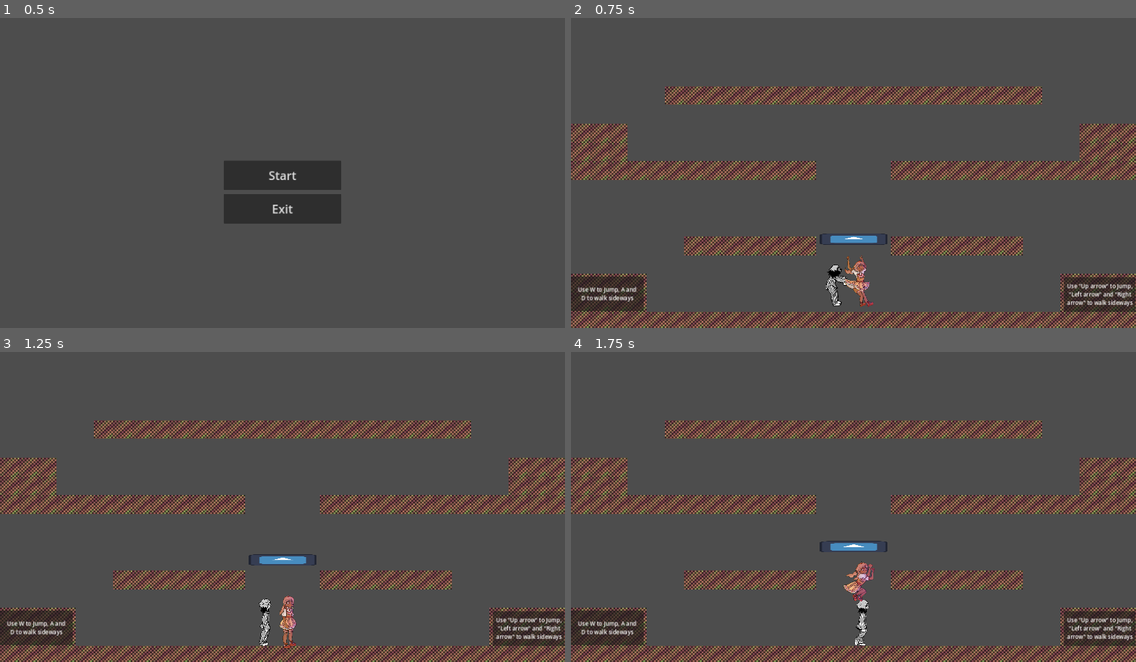
Above: before the commit, frames 1-4 (two rows, left to right).
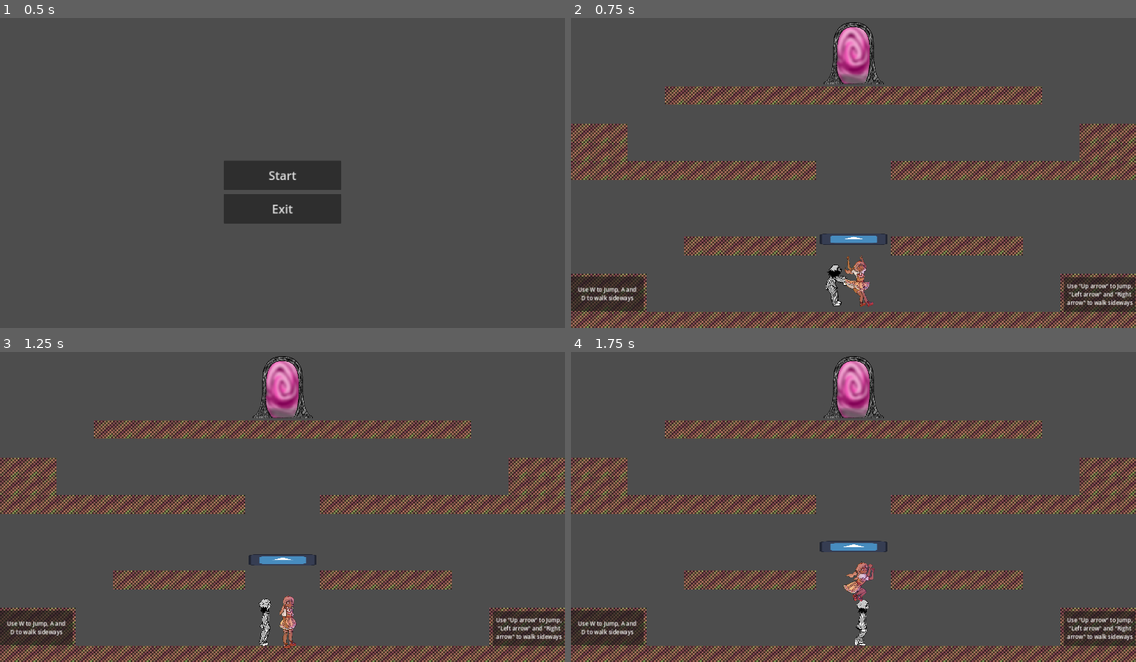
Above: after the commit, the same moments.

Repository: xhmueel/EatAndSleep
Game: Godot game, scene res://Scenes/main_menu.tscn
Two runs of this game, one before a commit and one after it. Both use one fixed random seed, a clock stepped at 60 frames per second and the inputs below. The engine's default icon, where the game draws it, is replaced by a stand-in: a white triangle on a blue panel in a dark square.
Inputs:
- Up to frame 1 (0.5 s): no input
- Up to frame 2 (0.75 s): click "Start" at 0.5 s
- Up to frame 3 (1.25 s): no input
- Up to frame 4 (1.75 s): hold D (sleep_right) from 1.28 s (still down); tap Space (eat_action) at 1.35 s; tap Up (eat_up) at 1.52 s

Frame 1 is identical in both runs. In frame 2, 1.2% of the frame differs, in the area x 44-56%, y 1-22%; in frame 3, 1.2%; in frame 4, 1.2%.

Commit message:
fix shadow movement

Diff:
--- a/Scenes/exit.tscn
+++ b/Scenes/exit.tscn
@@ -1,6 +1,7 @@
-[gd_scene load_steps=3 format=3 uid="uid://cmici5dcwxg8r"]
+[gd_scene load_steps=4 format=3 uid="uid://cmici5dcwxg8r"]
 
 [ext_resource type="Script" path="res://Scenes/exit.gd" id="1_781ou"]
+[ext_resource type="Texture2D" uid="uid://ckn4ypjnjbr7r" path="res://Assets/exit_portal.png" id="2_blp0w"]
 
 [sub_resource type="RectangleShape2D" id="RectangleShape2D_bbc2g"]
 size = Vector2(152, 218)
@@ -12,5 +13,9 @@
 [node name="CollisionShape2D" type="CollisionShape2D" parent="."]
 shape = SubResource("RectangleShape2D_bbc2g")
 
+[node name="Sprite2D" type="Sprite2D" parent="."]
+scale = Vector2(0.849011, 0.849011)
+texture = ExtResource("2_blp0w")
+
 [connection signal="body_entered" from="." to="." method="_on_body_entered"]
 [connection signal="body_exited" from="." to="." method="_on_body_exited"]
--- a/Scenes/levels/level_4.tscn
+++ b/Scenes/levels/level_4.tscn
@@ -1,5 +1,6 @@
-[gd_scene load_steps=15 format=4 uid="uid://w6fytnvg8j4s"]
-
+[gd_scene load_steps=19 format=4 uid="uid://w6fytnvg8j4s"]
+
+[ext_resource type="Script" path="res://Scripts/nightmare_flying_area.gd" id="1_gatq6"]
 [ext_resource type="TileSet" uid="uid://dapxajgru2g8v" path="res://tilemap.tres" id="1_ve884"]
 [ext_resource type="PackedScene" uid="uid://bs8vjgp70nnqg" path="res://Scenes/sleep_character.tscn" id="2_gmyh2"]
 [ext_resource type="PackedScene" uid="uid://dik8ukrhyif1m" path="res://Scenes/Eat.tscn" id="3_dy54v"]
@@ -10,6 +11,15 @@
 [ext_resource type="Script" path="res://Scripts/platform.gd" id="8_yvdqh"]
 [ext_resource type="PackedScene" uid="uid://cmici5dcwxg8r" path="res://Scenes/exit.tscn" id="9_oatok"]
 
+[sub_resource type="RectangleShape2D" id="RectangleShape2D_cxcr3"]
+size = Vector2(308, 506)
+
+[sub_resource type="RectangleShape2D" id="RectangleShape2D_y3f7o"]
+size = Vector2(190, 315)
+
+[sub_resource type="RectangleShape2D" id="RectangleShape2D_jvfaa"]
+size = Vector2(183, 61)
+
 [sub_resource type="RectangleShape2D" id="RectangleShape2D_d5bpe"]
 size = Vector2(125, 122)
 
@@ -36,13 +46,33 @@
 
 [node name="Level4" type="Node2D"]
 
+[node name="FlyingArea" type="Area2D" parent="."]
+position = Vector2(1225, 373)
+collision_layer = 8
+collision_mask = 2
+script = ExtResource("1_gatq6")
+
+[node name="CollisionShape2D" type="CollisionShape2D" parent="FlyingArea"]
+position = Vector2(88, 140)
+shape = SubResource("RectangleShape2D_cxcr3")
+
+[node name="CollisionShape2D2" type="CollisionShape2D" parent="FlyingArea"]
+position = Vector2(342, 44.5)
+shape = SubResource("RectangleShape2D_y3f7o")
+
+[node name="CollisionShape2D3" type="CollisionShape2D" parent="FlyingArea"]
+position = Vector2(25.5, 421.5)
+shape = SubResource("RectangleShape2D_jvfaa")
+
 [node name="Map" type="Node" parent="."]
 
 [node name="TileMapLayer" type="TileMapLayer" parent="Map"]
+z_index = -1
 tile_map_data = PackedByteArray("AAAGAAMAAwADAAQAAAAGAAQAAwADAAUAAAAGAAUAAwADAAYAAAAGAAYAAwADAAcAAAAHAAMAAwAEAAQAAAAHAA …(2928 unchanged characters)…
 tile_set = ExtResource("1_ve884")
 
 [node name="Ground" type="TileMapLayer" parent="Map"]
+z_index = -1
 tile_map_data = PackedByteArray("AAALABAABgAAAAAAAAATABAABgAAAAAAAAAUABAABgAAAAAAAAAVABAABgAAAAAAAAAWABAABgAAAAAAAAAbAB …(2656 unchanged characters)…
 tile_set = ExtResource("1_ve884")
 
@@ -200,5 +230,7 @@
 position = Vector2(860, 736)
 level_to_reload = "res://Scenes/levels/level_4.tscn"
 
+[connection signal="body_entered" from="FlyingArea" to="FlyingArea" method="_on_body_entered"]
+[connection signal="body_exited" from="FlyingArea" to="FlyingArea" method="_on_body_exited"]
 [connection signal="body_entered" from="Buttons/Button/Area2D" to="Buttons/Button" method="_on_area_2d_body_entered"]
 [connection signal="body_exited" from="Buttons/Button/Area2D" to="Buttons/Button" method="_on_area_2d_body_exited"]
--- a/Scenes/nightmare_character.tscn
+++ b/Scenes/nightmare_character.tscn
@@ -4,7 +4,7 @@
 
 [sub_resource type="RectangleShape2D" id="RectangleShape2D_mvflf"]
 
-[node name="Nightmare" type="CharacterBody2D" groups=["Players"]]
+[node name="Nightmare" type="CharacterBody2D" groups=["Nightmare", "Players"]]
 collision_layer = 2
 collision_mask = 4
 script = ExtResource("1_5rfhl")
--- /dev/null
+++ b/Scenes/nightmare_flying_area.tscn
@@ -0,0 +1,17 @@
+[gd_scene load_steps=3 format=3 uid="uid://clksp22ne8o6s"]
+
+[ext_resource type="Script" path="res://Scripts/nightmare_flying_area.gd" id="1_sutc0"]
+
+[sub_resource type="RectangleShape2D" id="RectangleShape2D_oor5f"]
+size = Vector2(308, 313)
+
+[node name="FlyingArea" type="Area2D"]
+collision_layer = 8
+collision_mask = 2
+script = ExtResource("1_sutc0")
+
+[node name="CollisionShape2D" type="CollisionShape2D" parent="."]
+shape = SubResource("RectangleShape2D_oor5f")
+
+[connection signal="body_entered" from="." to="." method="_on_body_entered"]
+[connection signal="body_exited" from="." to="." method="_on_body_exited"]
--- a/Scripts/nightmare_character.gd
+++ b/Scripts/nightmare_character.gd
@@ -1,11 +1,42 @@
-extends CharacterBody2D
+class_name Shadow extends CharacterBody2D
 
-const SPEED = 300.0
+const SPEED = 220.0
+const ACCEL = 2000.0
+const JUMP_VELOCITY = -500.0
+const SPIT_FRICTION = 10.0
+const GROUND_FRICTION = 12000.0
+const AIR_FRICTION = 4000.0
+const COYOTE_TIME = 0.2
+const JUMP_BUFFER_TIME = 0.2
+const JUMP_COOLDOWN = COYOTE_TIME
+
+const SLEEP_OFFSET_Y = 42.0
+
+var nightmare_character_scene = preload("res://Scenes/nightmare_character.tscn")
+
+var is_sleeping = false
+var got_spit = false
+var was_grounded = true
+var last_ground_time = 0.0
+var last_jump_input_time = JUMP_BUFFER_TIME + 1
+var last_jumped_time = JUMP_COOLDOWN + 1
+
+@onready var collision_shape = $CollisionShape2D
+
+var can_fly = false
 
 func _physics_process(delta: float) -> void:
 	if Input.is_action_just_pressed("sleep_toggle"):
 		self.queue_free()
 
+	if can_fly:
+		process_fly_movement(delta)
+	else:
+		process_ground_movement(delta)
+
+	move_and_slide()
+
+func process_fly_movement(delta : float) -> void:
 	# Get the input direction and handle the movement/deceleration.
 	var direction : Vector2
 	var input = Input.get_vector("sleep_left", "sleep_right", "sleep_up", "sleep_down")
@@ -14,4 +45,41 @@
 
 	velocity = velocity.lerp(input * SPEED, delta*3)
 
-	move_and_slide()
+func process_ground_movement(delta : float) -> void:
+	# Get the input direction and handle the movement/deceleration.
+	# As good practice, you should replace UI actions with custom gameplay actions.
+	var direction := Input.get_axis("sleep_left", "sleep_right")
+	var temp_v = Vector2(direction, 0)
+	if direction:
+		velocity.x = move_toward(velocity.x, temp_v.x * SPEED, ACCEL * delta)
+	else:
+		if not is_on_floor():
+			velocity.x = move_toward(velocity.x, temp_v.x, AIR_FRICTION * delta)
+		else:
+			velocity.x = move_toward(velocity.x, temp_v.x, GROUND_FRICTION * delta)
+
+	# Handle jump.
+	if Input.is_action_just_pressed("sleep_up"):
+		last_jump_input_time = 0
+
+	if (last_jumped_time > JUMP_COOLDOWN
+	and last_jump_input_time < JUMP_BUFFER_TIME
+	and last_ground_time < COYOTE_TIME):
+		velocity.y = JUMP_VELOCITY
+		last_jumped_time = 0.0
+		last_jump_input_time = JUMP_BUFFER_TIME + 1
+		last_ground_time = COYOTE_TIME + 1
+
+	# Add the gravity.
+	if not is_on_floor():
+		velocity += get_gravity() * delta
+
+	last_ground_time += delta
+	last_jumped_time += delta
+	last_jump_input_time += delta
+
+	if is_on_floor():
+		was_grounded = true
+		last_ground_time = 0
+	else:
+		was_grounded = false
--- /dev/null
+++ b/Scripts/nightmare_flying_area.gd
@@ -0,0 +1,20 @@
+extends Area2D
+
+# Called when the node enters the scene tree for the first time.
+func _ready() -> void:
+	pass # Replace with function body.
+
+# Called every frame. 'delta' is the elapsed time since the previous frame.
+func _process(delta: float) -> void:
+	pass
+
+func _on_body_entered(body: Node2D) -> void:
+	var shadow : Shadow = body as Shadow
+	if shadow:
+		body.can_fly = true
+
+
+func _on_body_exited(body: Node2D) -> void:
+	var shadow : Shadow = body as Shadow
+	if shadow:
+		body.can_fly = false
Binary file added: Assets/exit_portal.png
Not shown, added: Assets/exit_portal.png.import
